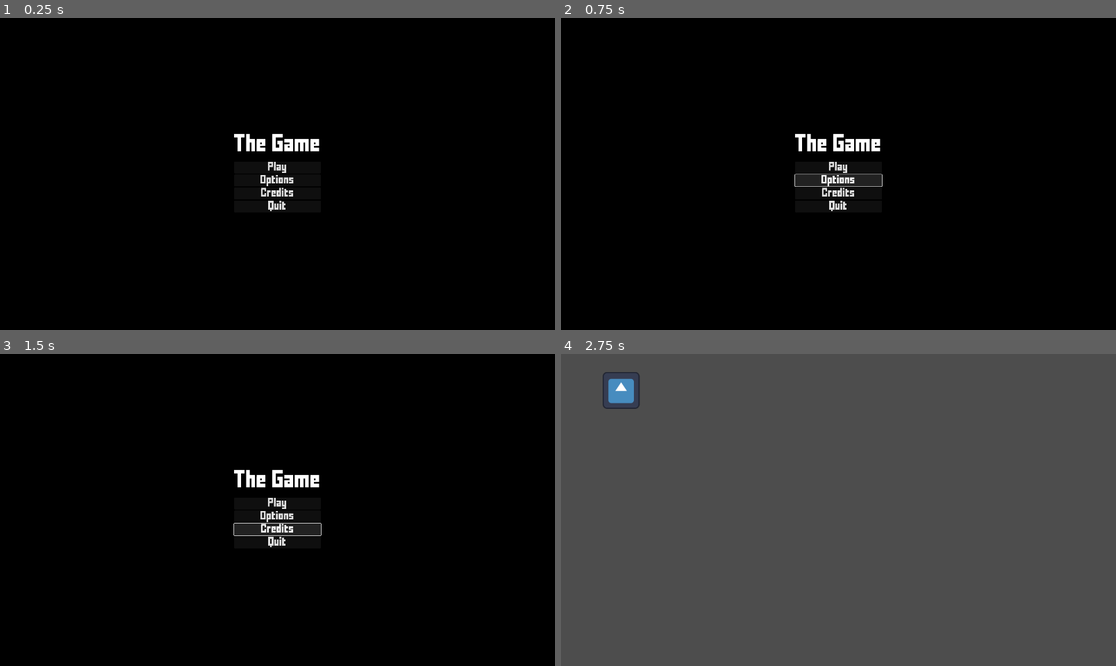
Above: before the commit, frames 1-4 (two rows, left to right).
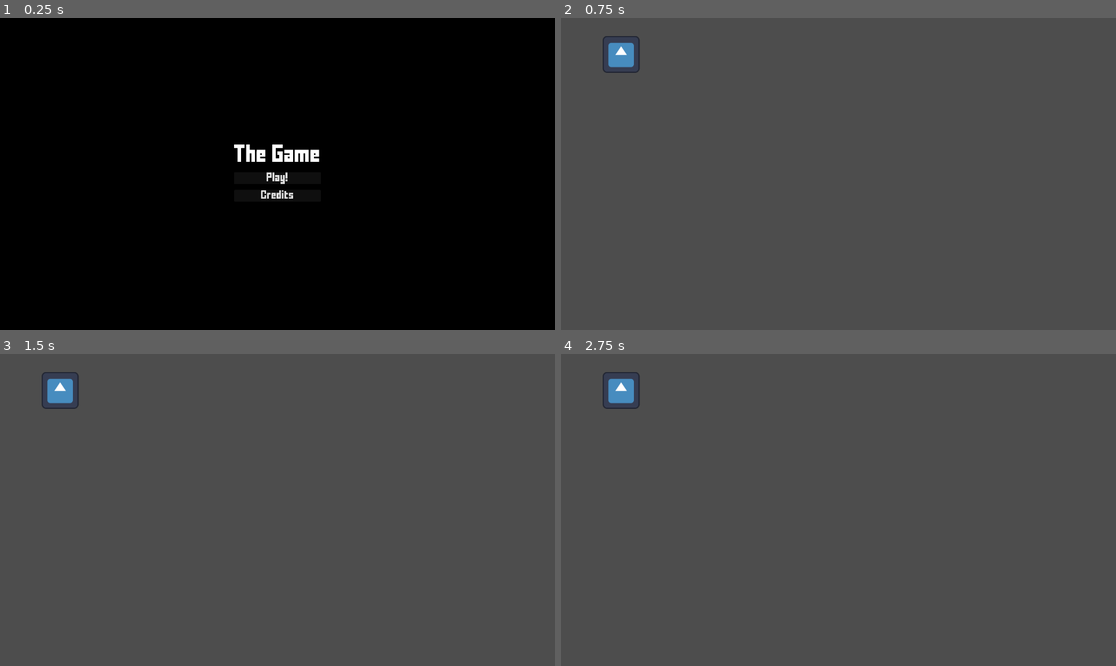
Above: after the commit, the same moments.

Repository: rrebane/ld-54-chelys
Game: Godot game, scene res://ui/main_menu.tscn
Same seed, same stepped clock (60 frames per second), same inputs: the game is played once before the commit and once after it. The engine's default icon, where the game draws it, is replaced by a stand-in: a white triangle on a blue panel in a dark square.
Inputs (mouse positions are in pixels of both pictures, inside the frame that each line leads up to):
- Up to frame 1 (0.25 s): no input
- Up to frame 2 (0.75 s): click "Options" (after the commit: "Credits") at 0.5 s
- Up to frame 3 (1.5 s): click (277, 528) at 1.25 s, where only the run before the commit has a clickable "Credits"
- Up to frame 4 (2.75 s): click (838, 503) at 2 s, where only the run before the commit has a clickable "Play"

The runs differ from the first frame. In frame 1, 1.2% of the frame differs, in the area x 42-58%, y 36-62%; in frame 2, 100%, in the area x 0-100%, y 0-100%; in frame 3, 100%; in frame 4, nothing differs.

Commit message:
Create confusion with Button classes

Diff:
--- a/ui/Button.gd
+++ b/ui/Button.gd
@@ -1,9 +1,11 @@
 extends Button
+class_name  MainMenuButton
 
 @export var pressed_sound : AudioStream
 
+func _ready():
+	pressed.connect(on_pressed)
 
-func _on_pressed():
-	EventsBus.play_sfx.emit(pressed_sound)
-	SceneSwitcher.goto_scene("res://scenes/game.tscn")
-	pass # Replace with function body.
+func on_pressed():
+	# Overwrite in inherited class
+	pass
--- /dev/null
+++ b/ui/StartButton.gd
@@ -0,0 +1,6 @@
+extends MainMenuButton
+
+func on_pressed():
+	EventsBus.play_sfx.emit(pressed_sound)
+	SceneSwitcher.goto_scene("res://scenes/game.tscn")
+	pass # Replace with function body.
--- /dev/null
+++ b/ui/button.tscn
@@ -0,0 +1,9 @@
+[gd_scene load_steps=2 format=3 uid="uid://5vq4e3n08734"]
+
+[ext_resource type="Theme" uid="uid://b1rse5hojok5d" path="res://assets/ui_themes/Default.tres" id="1_2jkwp"]
+
+[node name="Button" type="Button"]
+theme = ExtResource("1_2jkwp")
+text = "Play"
+
+[connection signal="pressed" from="." to="." method="_on_pressed"]
--- a/ui/main_menu.tscn
+++ b/ui/main_menu.tscn
@@ -1,8 +1,9 @@
-[gd_scene load_steps=6 format=3 uid="uid://lp34cu5pjyah"]
+[gd_scene load_steps=7 format=3 uid="uid://lp34cu5pjyah"]
 
 [ext_resource type="Theme" uid="uid://b1rse5hojok5d" path="res://assets/ui_themes/Default.tres" id="1_u4u3q"]
-[ext_resource type="Script" path="res://ui/Button.gd" id="2_qw1gj"]
-[ext_resource type="AudioStream" uid="uid://dd7kmgwlqs6vf" path="res://assets/sfx/blip.wav" id="3_q68xj"]
+[ext_resource type="Script" path="res://ui/StartButton.gd" id="2_cgyle"]
+[ext_resource type="AudioStream" uid="uid://dd7kmgwlqs6vf" path="res://assets/sfx/blip.wav" id="3_w2mim"]
+[ext_resource type="AudioStream" uid="uid://trs7p5574fea" path="res://assets/sfx/confirm_1.wav" id="4_hc7hk"]
 
 [sub_resource type="Gradient" id="Gradient_8jedg"]
 offsets = PackedFloat32Array(1)
@@ -59,27 +60,18 @@
 [node name="VBoxContainer" type="VBoxContainer" parent="MarginContainer/VBoxContainer2"]
 layout_mode = 2
 size_flags_vertical = 4
+theme_override_constants/separation = 20
 
 [node name="Button" type="Button" parent="MarginContainer/VBoxContainer2/VBoxContainer"]
 layout_mode = 2
 theme = ExtResource("1_u4u3q")
-text = "Play"
-script = ExtResource("2_qw1gj")
-pressed_sound = ExtResource("3_q68xj")
+text = "Play!"
+script = ExtResource("2_cgyle")
+pressed_sound = ExtResource("3_w2mim")
 
 [node name="Button2" type="Button" parent="MarginContainer/VBoxContainer2/VBoxContainer"]
 layout_mode = 2
 theme = ExtResource("1_u4u3q")
-text = "Options"
-
-[node name="Button4" type="Button" parent="MarginContainer/VBoxContainer2/VBoxContainer"]
-layout_mode = 2
-theme = ExtResource("1_u4u3q")
 text = "Credits"
-
-[node name="Button3" type="Button" parent="MarginContainer/VBoxContainer2/VBoxContainer"]
-layout_mode = 2
-theme = ExtResource("1_u4u3q")
-text = "Quit"
-
-[connection signal="pressed" from="MarginContainer/VBoxContainer2/VBoxContainer/Button" to="MarginContainer/VBoxContainer2/VBoxContainer/Button" method="_on_pressed"]
+script = ExtResource("2_cgyle")
+pressed_sound = ExtResource("4_hc7hk")
Not shown, added: assets/sfx/confirm_1.wav.import
Not shown, added: assets/sfx/confirm_2.wav.import
Not shown, added: assets/sfx/confirm_1.wav
Not shown, added: assets/sfx/confirm_2.wav
